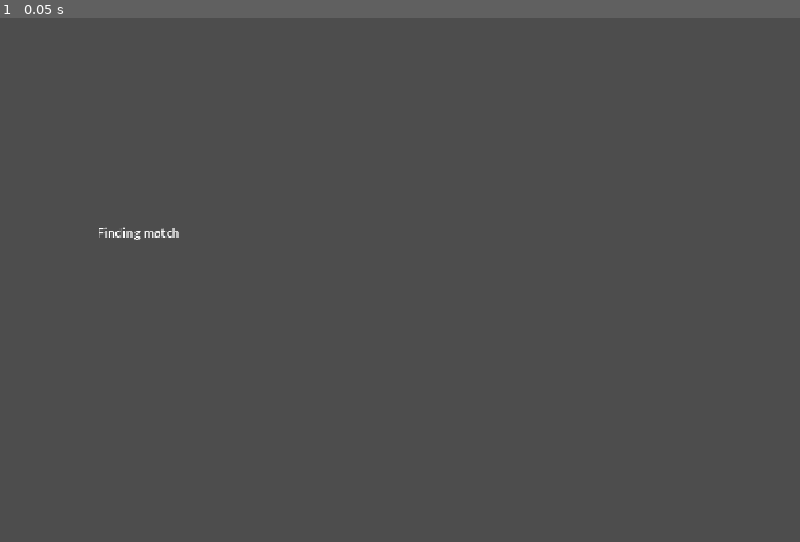
Above: before the commit, frame 1.
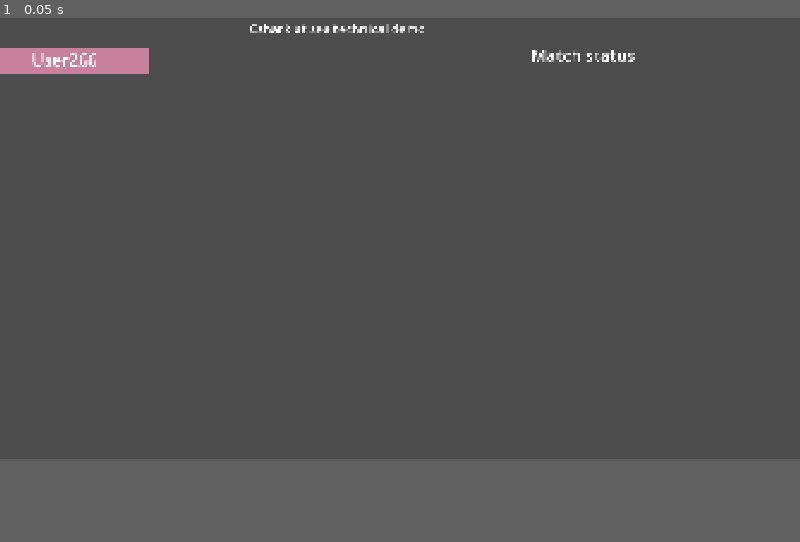
Above: after the commit, the same moment.

Repository: Jako0402/cshark-at-sea-testing
Game: Godot game, scene res://scenes/lobby.tscn
The game is run twice, just before and just after one commit, with the same random seed, the same clock (stepped at 60 frames per second) and the same inputs.
Inputs:
- Up to frame 1 (0.05 s): no input
In our replay, the window is 800x533 before the commit and 800x450 after it. These sizes can differ from the game's own. Grey fills any space a smaller window leaves; there, only what the larger window draws over its background counts as a difference.

The runs differ from the first frame. In frame 1, 1.4% of the frame differs, in the area x 0-80%, y 1-43%.

Commit message:
add simple lobby frontend from BatteryAcidDev

Diff:
--- a/godot/project.godot
+++ b/godot/project.godot
@@ -21,8 +21,8 @@
 
 [display]
 
-window/size/viewport_width=1080
-window/size/viewport_height=720
+window/size/viewport_width=1920
+window/size/viewport_height=1080
 window/size/always_on_top=true
 window/stretch/mode="canvas_items"
 
--- a/godot/scenes/lobby.tscn
+++ b/godot/scenes/lobby.tscn
@@ -1,13 +1,28 @@
-[gd_scene load_steps=3 format=3 uid="uid://bjhq5qk1uyo"]
+[gd_scene load_steps=9 format=3 uid="uid://bjhq5qk1uyo"]
 
 [ext_resource type="Script" uid="uid://bdm5gemw2so6p" path="res://scripts/lobby.gd" id="1_5gu6x"]
 [ext_resource type="Script" uid="uid://cwvxsnf1rf785" path="res://scripts/web_socket_client.gd" id="2_q60fs"]
+[ext_resource type="Texture2D" uid="uid://c0gwdopinmo6l" path="res://dist/web/index.icon.png" id="3_q60fs"]
+[ext_resource type="Texture2D" uid="uid://dp2oyha0di8l" path="res://assets/sprites/fruit.png" id="4_nqcc7"]
+
+[sub_resource type="StyleBoxEmpty" id="StyleBoxEmpty_nqcc7"]
+
+[sub_resource type="StyleBoxEmpty" id="StyleBoxEmpty_pc087"]
+
+[sub_resource type="StyleBoxFlat" id="StyleBoxFlat_apkv3"]
+bg_color = Color(0.779268, 0.50599, 0.611989, 1)
+
+[sub_resource type="StyleBoxEmpty" id="StyleBoxEmpty_q60fs"]
 
 [node name="Lobby" type="Control"]
 layout_mode = 3
 anchors_preset = 15
 anchor_right = 1.0
 anchor_bottom = 1.0
+offset_left = 22.0
+offset_top = -19.0
+offset_right = 862.0
+offset_bottom = 341.0
 grow_horizontal = 2
 grow_vertical = 2
 script = ExtResource("1_5gu6x")
@@ -15,13 +30,145 @@
 [node name="WebSocketClient" type="Node" parent="."]
 script = ExtResource("2_q60fs")
 
-[node name="FindingMatch" type="RichTextLabel" parent="."]
+[node name="MatchmakingStatus" type="RichTextLabel" parent="."]
 layout_mode = 0
-offset_left = 131.0
-offset_top = 290.0
-offset_right = 340.0
-offset_bottom = 396.0
-text = "Finding match"
+offset_left = 545.0
+offset_top = 45.0
+offset_right = 1030.0
+offset_bottom = 151.0
+theme_override_font_sizes/normal_font_size = 30
+bbcode_enabled = true
+text = "[center]Cshark at sea technical demo"
+
+[node name="MatchesContainer" type="Panel" parent="."]
+layout_mode = 0
+offset_left = 1081.0
+offset_top = 100.0
+offset_right = 1881.0
+offset_bottom = 1100.0
+theme_override_styles/panel = SubResource("StyleBoxEmpty_nqcc7")
+
+[node name="MatchStatus" type="RichTextLabel" parent="MatchesContainer"]
+layout_mode = 0
+offset_left = -4.0
+offset_right = 596.0
+offset_bottom = 200.0
+theme_override_font_sizes/normal_font_size = 40
+bbcode_enabled = true
+text = "[center]Match status"
+
+[node name="AvailableMatches" type="VBoxContainer" parent="MatchesContainer"]
+layout_mode = 0
+offset_left = 46.0
+offset_top = 90.0
+offset_right = 1046.0
+offset_bottom = 890.0
+
+[node name="PlayerStats" type="Panel" parent="MatchesContainer"]
+layout_mode = 0
+offset_left = -1150.0
+offset_right = -350.0
+offset_bottom = 1000.0
+theme_override_styles/panel = SubResource("StyleBoxEmpty_pc087")
+
+[node name="PlayerAvatar" type="TextureRect" parent="MatchesContainer/PlayerStats"]
+layout_mode = 0
+offset_left = 8.0
+offset_top = 17.0
+offset_right = 1908.0
+offset_bottom = 1917.0
+scale = Vector2(0.3, 0.3)
+texture = ExtResource("3_q60fs")
+expand_mode = 3
+
+[node name="UserInfo" type="Panel" parent="MatchesContainer"]
+layout_mode = 0
+offset_left = -1148.0
+offset_top = 10.0
+offset_right = -748.0
+offset_bottom = 75.0
+theme_override_styles/panel = SubResource("StyleBoxFlat_apkv3")
+
+[node name="Username" type="RichTextLabel" parent="MatchesContainer/UserInfo"]
+layout_mode = 0
+offset_right = 400.0
+offset_bottom = 55.0
+theme_override_font_sizes/normal_font_size = 40
+bbcode_enabled = true
+text = "[center]Username[center]"
+fit_content = true
+
+[node name="LobbyContainer" type="Panel" parent="."]
+visible = false
+layout_mode = 0
+offset_right = 40.0
+offset_bottom = 40.0
+
+[node name="MapInfo" type="RichTextLabel" parent="LobbyContainer"]
+layout_mode = 0
+offset_left = 50.0
+offset_top = 100.0
+offset_right = 850.0
+offset_bottom = 180.0
+theme_override_font_sizes/normal_font_size = 40
+bbcode_enabled = true
+
+[node name="Teams" type="Panel" parent="LobbyContainer"]
+layout_mode = 0
+offset_left = 1440.0
+offset_top = 150.0
+offset_right = 2440.0
+offset_bottom = 1150.0
+theme_override_styles/panel = SubResource("StyleBoxEmpty_q60fs")
+
+[node name="BlueTeam" type="RichTextLabel" parent="LobbyContainer/Teams"]
+layout_mode = 0
+offset_left = 60.0
+offset_top = 63.0
+offset_right = 360.0
+offset_bottom = 163.0
+theme_override_font_sizes/normal_font_size = 40
+text = "Blue team"
+
+[node name="Team1" type="VBoxContainer" parent="LobbyContainer/Teams"]
+layout_mode = 2
+offset_left = 67.0
+offset_top = 127.0
+offset_right = 767.0
+offset_bottom = 477.0
+
+[node name="RedTeam" type="RichTextLabel" parent="LobbyContainer/Teams"]
+layout_mode = 0
+offset_left = 60.0
+offset_top = 500.0
+offset_right = 360.0
+offset_bottom = 600.0
+theme_override_font_sizes/normal_font_size = 40
+text = "Red team"
+
+[node name="Team2" type="VBoxContainer" parent="LobbyContainer/Teams"]
+layout_mode = 0
+offset_left = 67.0
+offset_top = 579.0
+offset_right = 767.0
+offset_bottom = 929.0
+
+[node name="MapTerrainContainer" type="Panel" parent="LobbyContainer"]
+layout_mode = 0
+offset_left = 50.0
+offset_top = 100.0
+offset_right = 850.0
+offset_bottom = 1100.0
+
+[node name="TextureRect" type="TextureRect" parent="LobbyContainer/MapTerrainContainer"]
+layout_mode = 0
+offset_left = 8.0
+offset_top = 17.0
+offset_right = 1908.0
+offset_bottom = 1917.0
+scale = Vector2(0.3, 0.3)
+texture = ExtResource("4_nqcc7")
+expand_mode = 3
 
 [connection signal="connected_to_server" from="WebSocketClient" to="." method="_on_websocket_client_connected_to_server"]
 [connection signal="connection_closed" from="WebSocketClient" to="." method="_on_websocket_client_connection_close"]
--- a/godot/scripts/lobby.gd
+++ b/godot/scripts/lobby.gd
@@ -1,9 +1,27 @@
 extends Control
+
+const REQUEST_MATCHES = "REQUEST_MATCHES"
+const JOIN_MATCH = "JOIN_MATCH"
+const PLAYER_JOINED = "PLAYER_JOINED"
+const MATCH_PLAYERS = "MATCH_PLAYERS"
+const PLAYER_DROPPED = "PLAYER_DROPPED"
+const CHECK_MATCH_READY = "CHECK_MATCH_READY"
+const MATCH_READY = "MATCH_READY"
 
 var websocket_url = "ws://localhost:8000"
 var message_to_send = ""
 
 @onready var web_socket_client: WebSocketClient = $WebSocketClient
+
+signal start_client(ip, port)
+
+# TEMP
+var mock_id = str(randi() % 1000)
+var mock_user = {
+	"playerId": mock_id,
+	"userName": "User" + mock_id,
+	"rank": "123"
+}
 
 func _connect_to_matchmaking_server() -> void:
 	var error = web_socket_client.connect_to_url(websocket_url)
@@ -13,7 +31,14 @@
 
 func _ready() -> void:
 	print("Attempting to connect to server")
+	print(mock_user)
+	$LobbyContainer.hide()
+	$MatchesContainer/UserInfo/Username.text = "[center]" + mock_user.userName + "[center]"
 	_connect_to_matchmaking_server()
+
+func _send_message(message):
+	var json_message = JSON.stringify(message)
+	web_socket_client.send(json_message)
 
 func _on_websocket_client_connection_close():
 	var ws = web_socket_client.get_socket()
@@ -21,6 +46,121 @@
 
 func _on_websocket_client_connected_to_server():
 	print("Client connected")
+	$MatchmakingStatus.text = "[center]Looking for matches...[center]"
+
+	var request_matches = {
+		"op": REQUEST_MATCHES
+	}
+	_send_message(request_matches)
 
 func _on_websocket_message_received(message):
 	print("Message recived: %s", % message)
+	_process_received_message(message)
+
+func _process_received_message(message):
+	if typeof(message) == TYPE_STRING:
+		var response_msg = str_to_var(message)
+
+		if response_msg.op:
+			print("Processing op: %s" % response_msg.op)
+
+			if response_msg.op == REQUEST_MATCHES:
+				print("REQUEST_MATCHES")
+				var matches = response_msg.response
+				if matches && matches.size() > 0:
+					_add_matches_to_ui(matches)
+					$MatchmakingStatus.text = "[center]Choose a match to join[center]"
+
+			elif response_msg.op == MATCH_PLAYERS:
+				print("MATCH_PLAYERS")
+				_enter_match_lobby(response_msg.response)
+
+			elif response_msg.op == MATCH_READY:
+				print("MATCH_READY")
+				print("Connection info: %s, %s" % [response_msg.response.io, response_msg.response.port])
+				$MatchmakingStatus.text = "[center]Match ready. Staring game[center]"
+				start_client.emit(response_msg.response.io, response_msg.response.port)
+				web_socket_client.close(1000, "Game started, lobby ended normally.")
+
+			elif response_msg.op == PLAYER_JOINED || response_msg.op == PLAYER_DROPPED:
+				print(response_msg.op)
+				var match_with_players = response_msg.response
+				_build_player_lobby_lists(match_with_players)
+
+func _add_matches_to_ui(matches):
+	for match_index in range(matches.size()):
+		print(matches[match_index])
+
+		var button_text = "# %s | %s | %s" % [str(match_index), matches[match_index].teamMakeup, matches[match_index].map]
+		var button_label := RichTextLabel.new()
+		button_label.set_text(button_text)
+		button_label.set_size(Vector2(800, 100))
+		button_label.set_position(Vector2(45, 30))
+		button_label.add_theme_font_size_override("normal_font_size", 50)
+		button_label.fit_content = true
+		button_label.set_mouse_filter(Control.MOUSE_FILTER_IGNORE)
+
+		var button := Button.new()
+		button.set
+		button.add_child(button_label)
+		button.pressed.connect(self._join_match.bind(matches[match_index]))
+		$MatchesContainer/AvailableMatches.add_child(button)
+
+func _join_match(match_to_join: Dictionary):
+	$MatchesContainer/AvailableMatches.hide()
+	$MatchesContainer/MatchStatus.text = "Entering match lobby"
+
+	var join_match_message = {
+		"op": JOIN_MATCH,
+		"matchId": match_to_join.matchId,
+		"playerId": mock_user.playerId,
+		"rank": mock_user.rank,
+		"username": mock_user.userName
+	}
+	_send_message(join_match_message)
+
+func _enter_match_lobby(match_to_enter):
+	print("Enter match lobby")
+	print(match_to_enter)
+
+	$MatchesContainer.hide()
+	$LobbyContainer.show()
+	$MatchmakingStatus.text = "[center]Waiting for players[center]"
+	$LobbyContainer/MapInfo.text = "[center]" + match_to_enter.matchInfo.map + " | " + match_to_enter.matchInfo.teamMakeup + "[center]"
+	_build_player_lobby_lists(match_to_enter.users)
+
+	# TODO: FIX TO SERVERSIDE
+	var match_id = match_to_enter.matchInfo.matchId
+	var check_match_ready = {
+		"op": CHECK_MATCH_READY,
+		"matchId": match_id
+	}
+	_send_message(check_match_ready)
+
+func _build_player_lobby_lists(match_players):
+	for team_child in $LobbyContainer/Teams/Team1.get_children():
+		team_child.queue_free()
+	for team_child in $LobbyContainer/Teams/Team2.get_children():
+		team_child.queue_free()
+
+	for player in match_players:
+		print(player)
+		var button_text = "%s | %s " % [player.username, player.rank]
+
+		var button_label := RichTextLabel.new()
+		button_label.set_text(button_text)
+		button_label.set_size(Vector2(800, 100))
+		button_label.set_position(Vector2(45, 30))
+		button_label.add_theme_font_size_override("normal_font_size", 50)
+		button_label.fit_content = true
+		button_label.set_mouse_filter(Control.MOUSE_FILTER_IGNORE)
+
+		var button := Button.new()
+		button.add_child(button_label)
+
+		if player.team == "1":
+			$LobbyContainer/Teams/Team1.add_child(button)
+		elif player.team == "2":
+			$LobbyContainer/Teams/Team2.add_child(button)
+		else:
+			print("Error: Player not assigned team")
Not shown, changed: api-gateway/main.py
